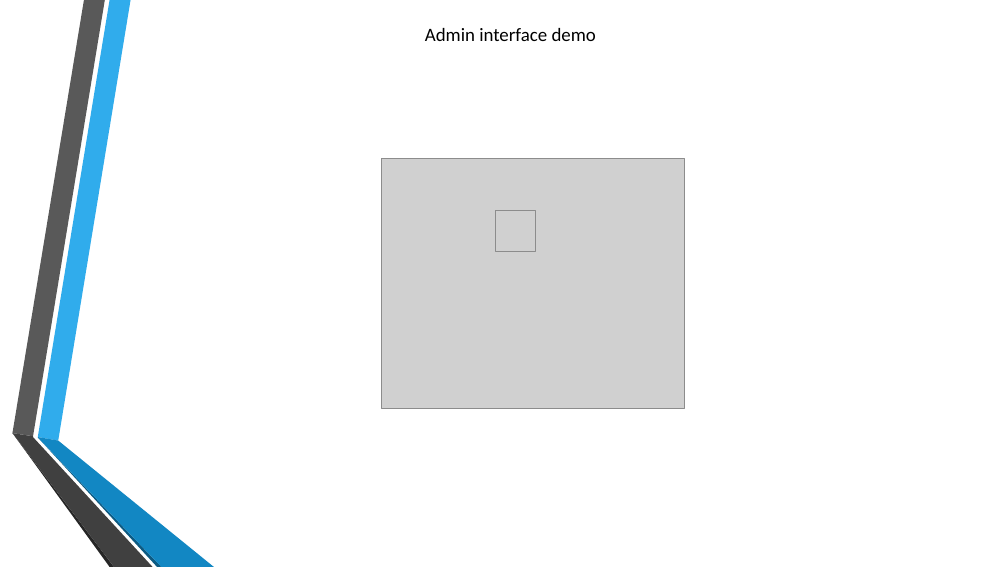
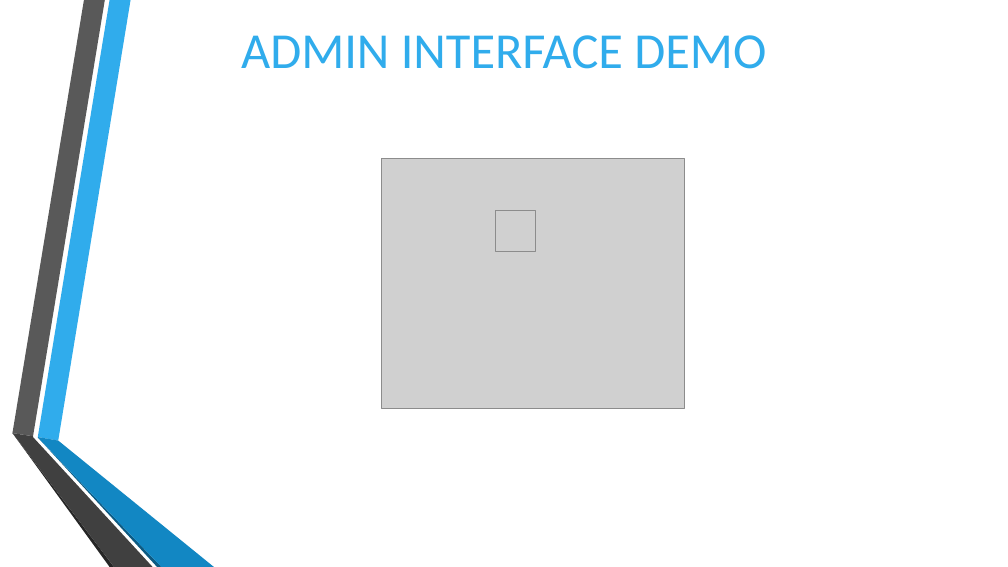
Before and after one commit to cos301-2019-se/Smart-NFC-Card-Applications, a slide deck: slide 9 of Documentation/Demo 3/Demo3 Presentation.pptx. Drawn at 1008x567 pixels with LibreOffice and Linux fonts; fonts in the diff are those of the drawing; grey boxes stand for pictures; background and template pictures are left out. Boxes give left, top, right and bottom in pixels: in the first picture for what was removed or moved away, otherwise in the second. Text is boxed around its words. In the diff, an @@ line names an element or a change of style, - is before the commit and + after.

Commit message:
Finished demo 3 presentation

```diff
--- a/Documentation/Demo 3/Demo3 Presentation.pptx
+++ b/Documentation/Demo 3/Demo3 Presentation.pptx
@@ text at (241,35,766,69): text changed; size 18 to 48 pt; text colour #000000 to #30ACEC @@
-Admin interface demo
+ADMIN INTERFACE DEMO
```
Also in this commit, not shown: 9 other slides changed, 1 slide added, 3 slides removed.
